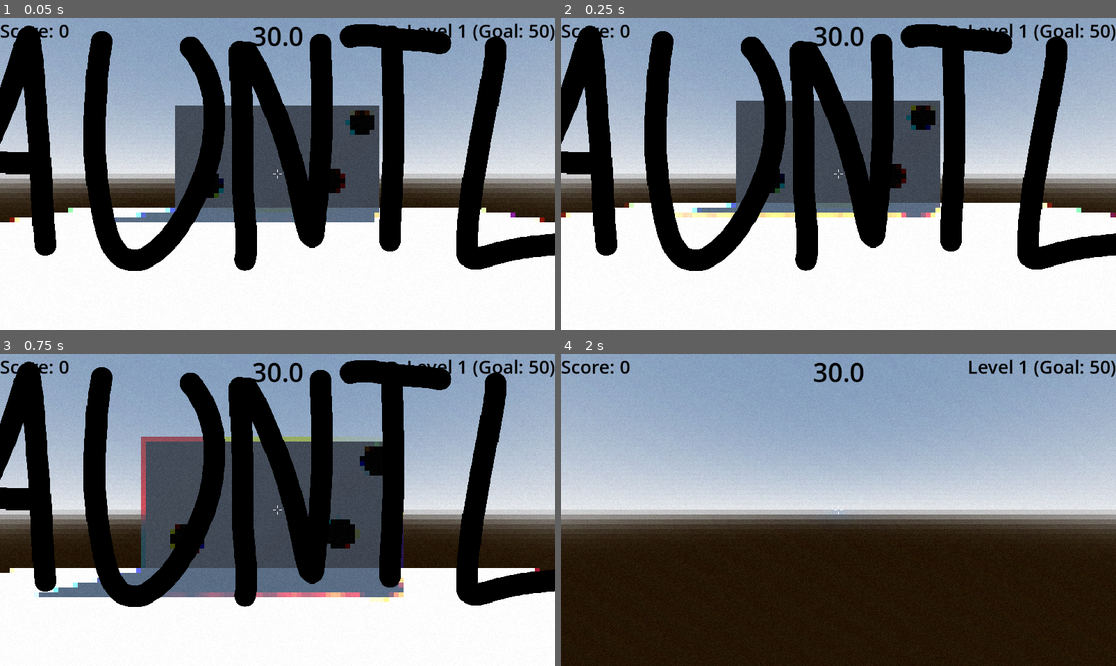
Above: before the commit, frames 1-4 (two rows, left to right).
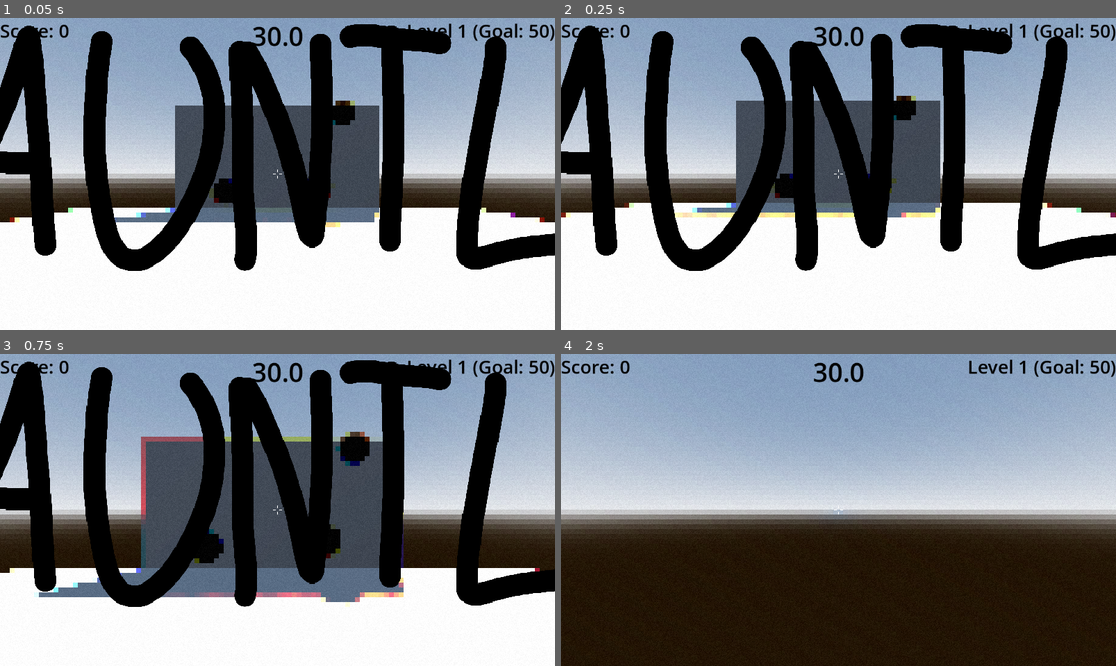
Above: after the commit, the same moments.

Repository: haruval/GAUNTLET
Game: Godot game, scene res://world.tscn
Same seed, same stepped clock (60 frames per second), same inputs: the game is played once before the commit and once after it.
Inputs (mouse positions are in pixels of both pictures, inside the frame that each line leads up to):
- Up to frame 1 (0.05 s): no input
- Up to frame 2 (0.25 s): no input
- Up to frame 3 (0.75 s): tap Enter (ui_accept) at 0.5 s; move the mouse to (305, 510) at 0.52 s; hold Up (ui_up) from 0.53 s (still down); click (305, 510) at 0.67 s
- Up to frame 4 (2 s): keep holding Up (ui_up); tap Enter (ui_accept) at 0.77, 1.52 s; move the mouse to (810, 510) at 1.27 s

The runs differ from the first frame. In frame 1, 1.1% of the frame differs, in the area x 37-68%, y 26-68%; in frame 2, 1.1%; in frame 3, 2.0%, in the area x 30-71%, y 24-82%; in frame 4, nothing differs.

Commit message:
adjusted gridshot wall size (spawns only)

Diff:
--- a/Game.gd
+++ b/Game.gd
@@ -22,7 +22,7 @@
 ]
 
 func _ready() -> void:
-	Engine.max_fps = 240
+	Engine.max_fps = 120
 	randomize()
 
 	# Initialize the scene's level from the exported value
--- a/world.tscn
+++ b/world.tscn
@@ -132,12 +132,15 @@
 
 [node name="Target" parent="." node_paths=PackedStringArray("wall") instance=ExtResource("4_aqk2v")]
 wall = NodePath("../Wall")
+wall_size = Vector2(8, 6)
 
 [node name="Target2" parent="." node_paths=PackedStringArray("wall") instance=ExtResource("4_aqk2v")]
 wall = NodePath("../Wall")
+wall_size = Vector2(8, 6)
 
 [node name="Target3" parent="." node_paths=PackedStringArray("wall") instance=ExtResource("4_aqk2v")]
 wall = NodePath("../Wall")
+wall_size = Vector2(8, 6)
 
 [node name="PostFX" type="CanvasLayer" parent="."]
 
